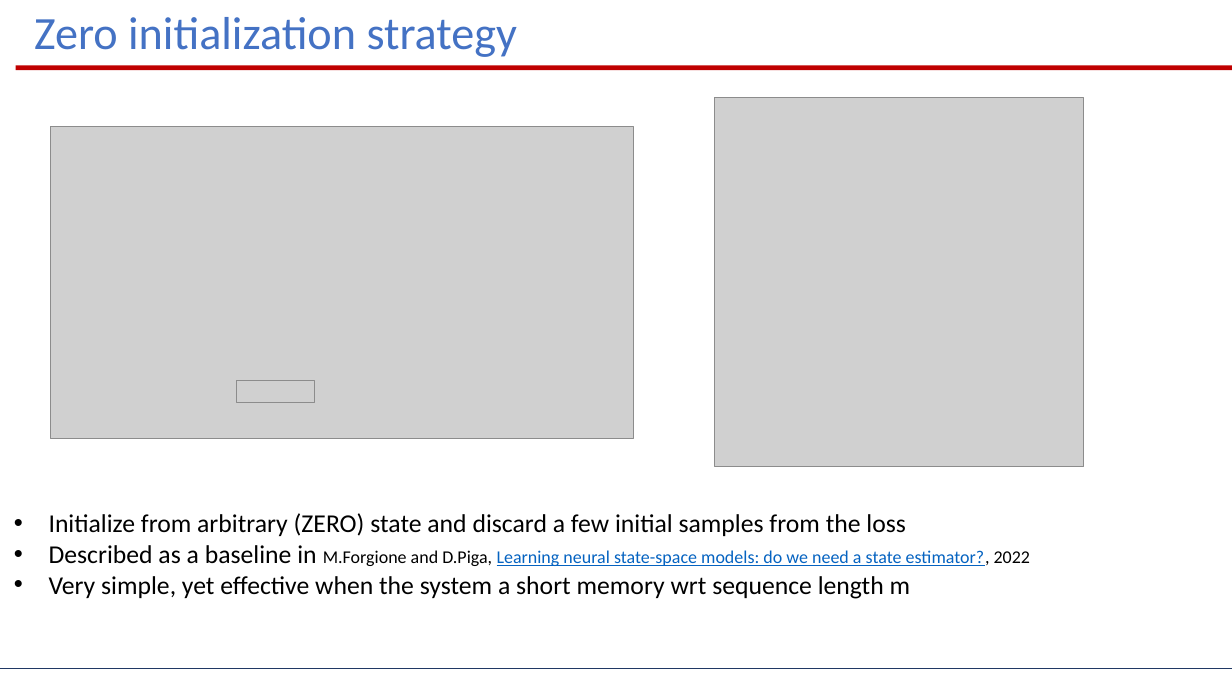
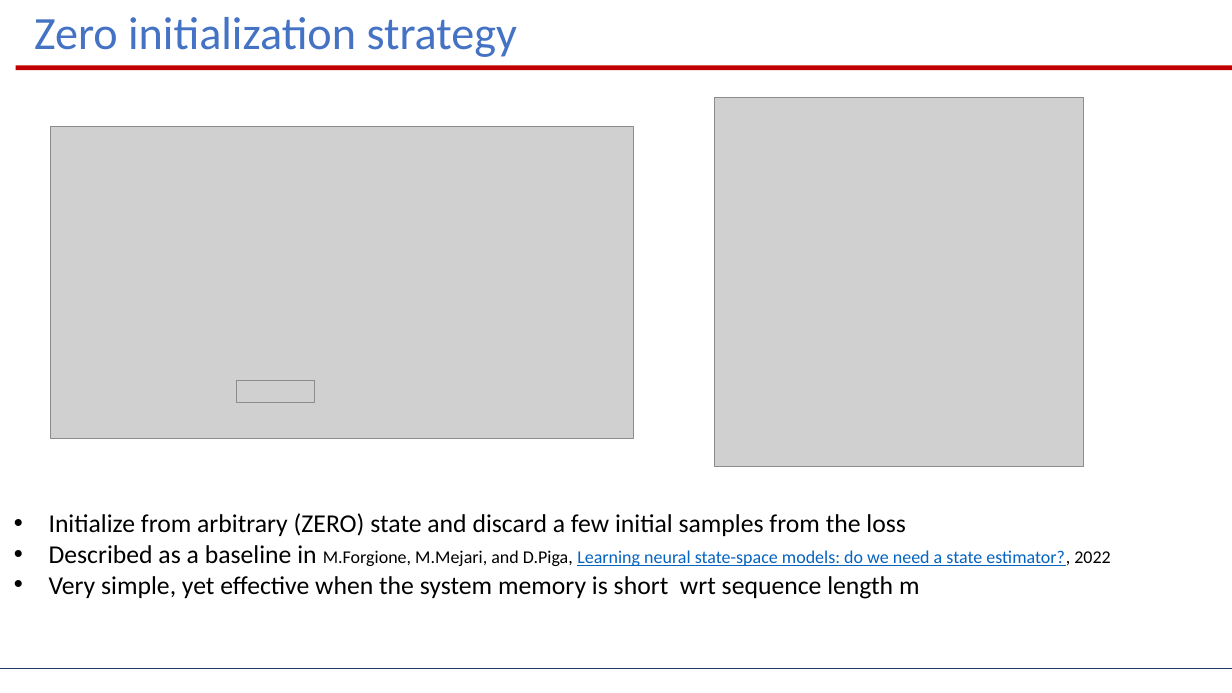
Before and after one commit to dariopi/Deep_Learning_for_SYSID_Lugano24, a slide deck: slide 9 of Lessons/state_space.pptx. Drawn at 1232x693 pixels with LibreOffice and Linux fonts; fonts in the diff are those of the drawing; grey boxes stand for pictures. Boxes give left, top, right and bottom in pixels: in the first picture for what was removed or moved away, otherwise in the second. Text is boxed around its words. In the diff, an @@ line names an element or a change of style, - is before the commit and + after.

Commit message:
updated state space

```diff
--- a/Lessons/state_space.pptx
+++ b/Lessons/state_space.pptx
@@ text at bbox=[49, 545, 1110, 599]: text changed; size 20 to 14 pt @@
-• Described as a baseline in M.Forgione and D.Piga, Learning neural state-space models: do we need a state estimator?, 2022
-• Very simple, yet effective when the system a short memory wrt sequence length m
+• Described as a baseline in M.Forgione, M.Mejari, and D.Piga, Learning neural state-space models: do we need a state estimator?, 2022
+• Very simple, yet effective when the system memory is short wrt sequence length m
```
Also in this commit, not shown: 3 other slides changed, 3 other files.
